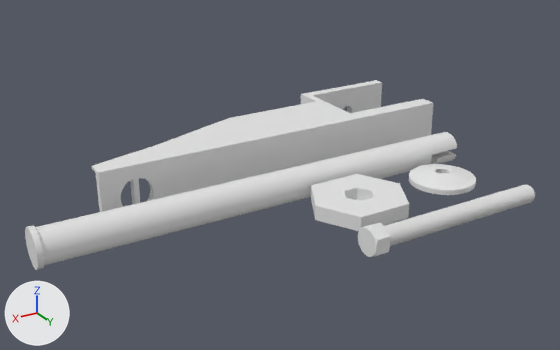
A saved change to the Blender file table tennis net holder.blend.
Before and after are seen from a 50 mm lens placed at (32.1, 38.5, 16.7), pointed at (12.6, 6.1, 0.5). The lights are fixed; the arrows at lower left show +X, +Y and +Z.

Objects in the first picture: 'bolt', 'file tutacagi', 'govde', 'tutacak', 'tutamac'.
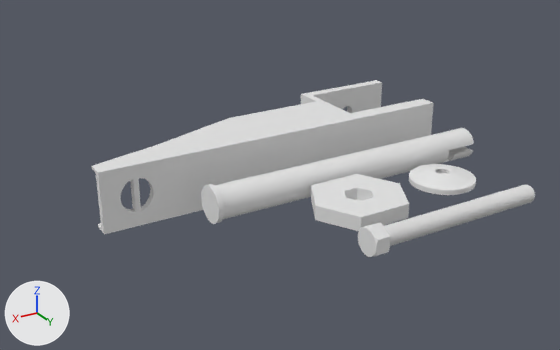
Where the change shows, as pixel boxes [x1, y1, x2, y2] in the pictures (560 x 350 px):
'file tutacagi', reshaped, moved (37% narrower, 30% shorter): before [25, 132, 457, 270]; after [201, 128, 474, 224]

Diff of the bpy script that builds the scene:
```diff
--- a/table tennis net holder.blend.py
+++ b/table tennis net holder.blend.py
@@ me_cylinder @@
 me_cylinder.from_pydata(...)  # 214 vertices, 166 faces; spans x -0.81..0.81, y -0.81..0.81, z -7.33..6.96
 # used by ob_file_tutacagi; location = (13.89, 6.51, 0.0); rotation_euler = (0.0, 1.571, 0.0), in degrees (0, 90, 0); scale = (1.23, 1.23, 1.72)
+# me_cylinder part 1: all 128 vertices in x -0.81..0.81, y -0.81..0.81, z 6.79..6.96 are moved by (0.0, 0.0, -4.39)
@@ ob_file_tutacagi @@
 ob_file_tutacagi = bpy.data.objects.new('file tutacagi', me_cylinder)
-ob_file_tutacagi.location = (13.89, 6.51, 0.0)
+ob_file_tutacagi.location = (12.58, 6.51, 0.0)
 ob_file_tutacagi.rotation_euler = (0.0, 1.571, 0.0)  # degrees (0, 90, 0)
```
